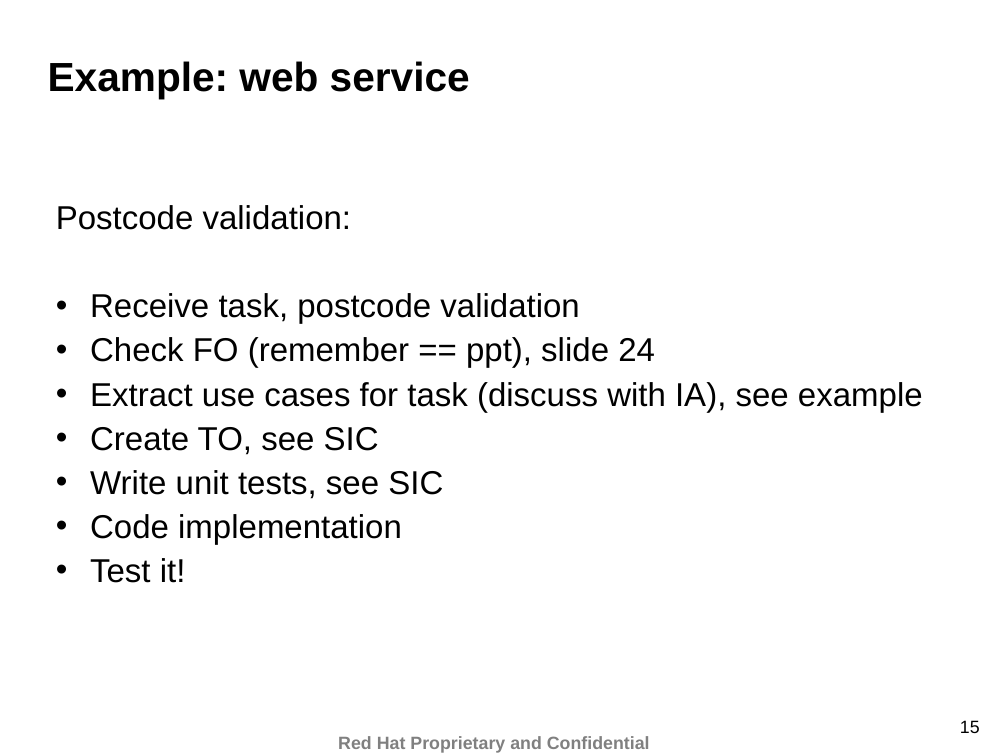
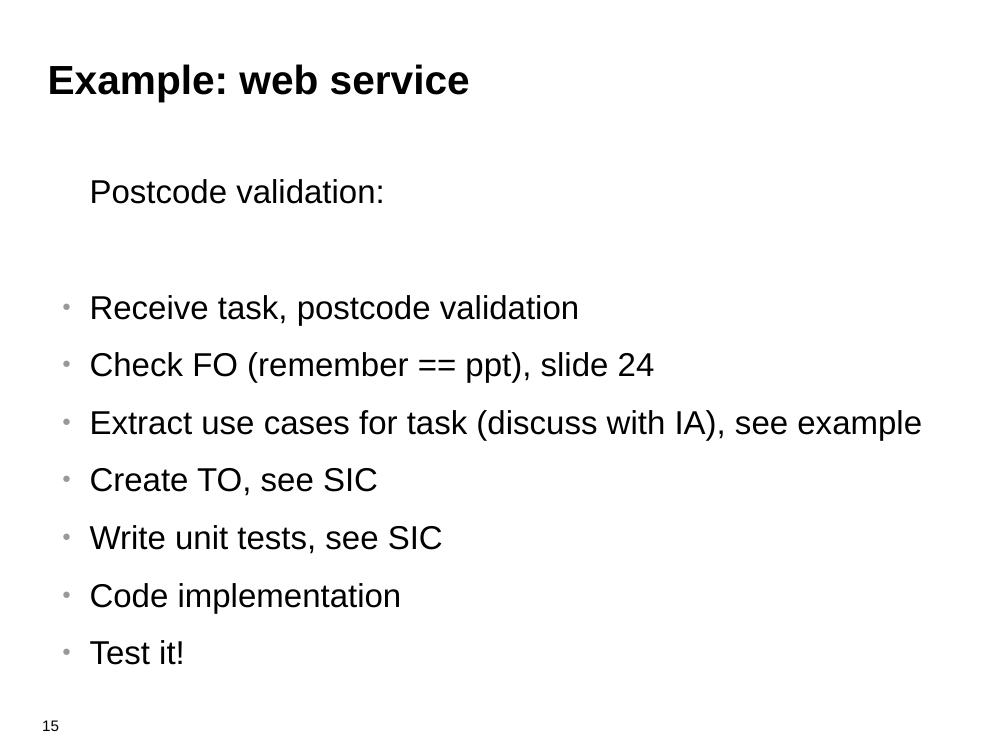
Before and after one commit to eschabell/presentations, a slide deck: slide 15 of teaching/ru_gast_college_req_engineering_may2012.odp. Drawn at 1008x756 pixels with LibreOffice and Linux fonts; fonts in the diff are those of the drawing; background and template pictures are left out. Boxes give left, top, right and bottom in pixels: in the first picture for what was removed or moved away, otherwise in the second. Text is boxed around its words. In the diff, an @@ line names an element or a change of style, - is before the commit and + after.

```diff
--- a/teaching/ru_gast_college_req_engineering_may2012.odp
+++ b/teaching/ru_gast_college_req_engineering_may2012.odp
@@ title "Example: web service" at box(48, 64, 470, 102): line spacing 0.87 to 1 @@
@@ text "Postcode validation:": place and size @@
-text "Postcode validation:" at box(56, 205, 923, 583)
+text "Postcode validation:" at box(90, 179, 922, 665)
@@ text "Postcode validation:" at box(90, 179, 922, 665): indent changed; line spacing 0.87 to 1; more space between paragraphs; bullet • to ●; bullet colour #000000 to #999999 @@
@@ page number: place and size @@
-page number at box(960, 720, 980, 733)
+page number at box(42, 720, 59, 731)
@@ page number at box(42, 720, 59, 731): size 14 to 12 pt; alignment right to left; line spacing 0.93 to 1 @@
@@ text removed at box(338, 736, 650, 753) @@
-Red Hat Proprietary and Confidential
```
Also in this commit, not shown: 30 other slides changed.
